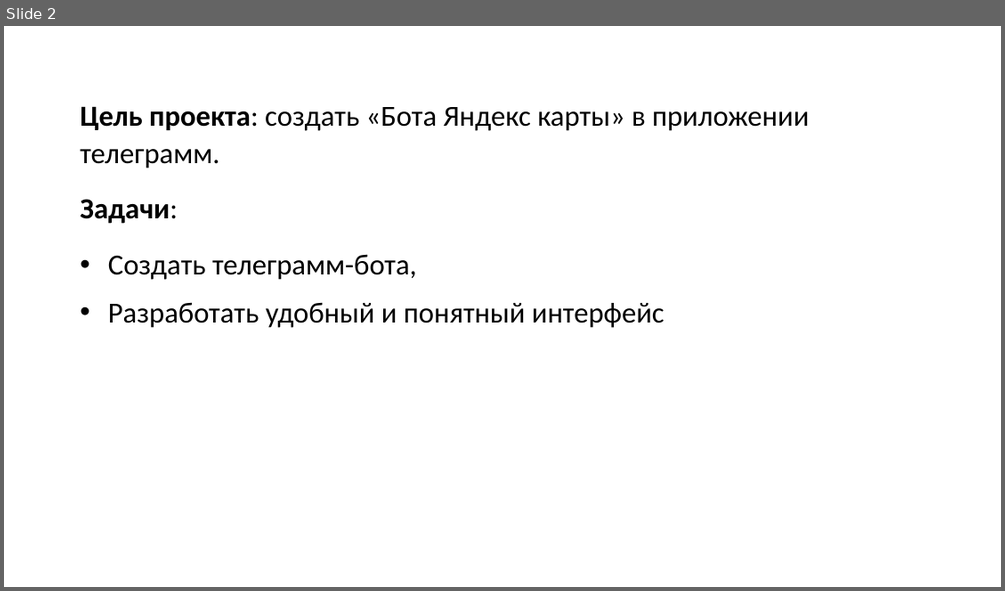
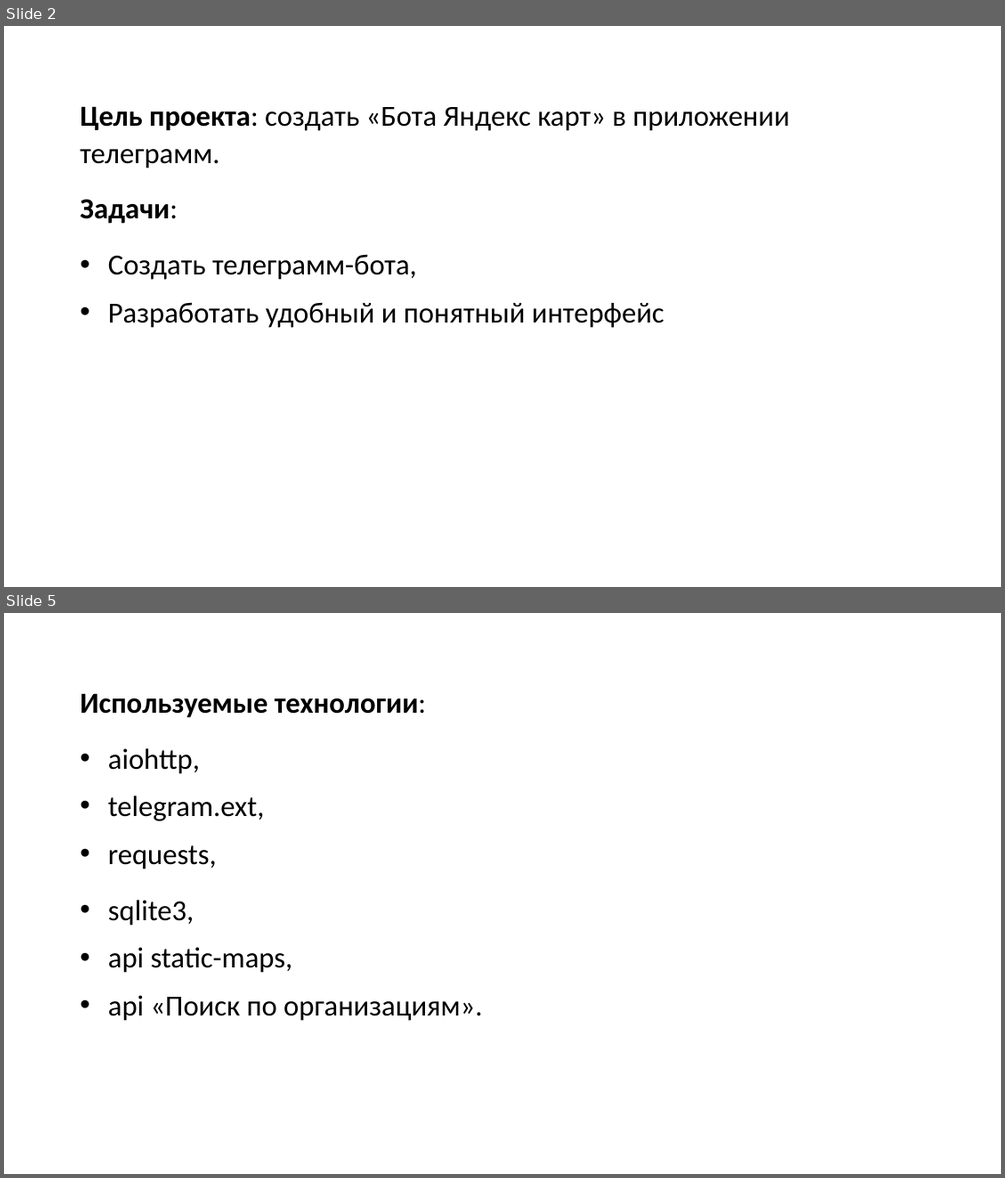
Before and after one commit to LeonKorolev2304/telegram_bot_geo, a slide deck: Презентация.pptx. Shown one above the other, each under a label of ours: slide 2 before the commit, slides 2 and 5 after it; the slides between them are not shown. The pictures are 1005x591 and 1005x1178 pixels, drawn with LibreOffice and Linux fonts; fonts in the diff are those of the drawing. Boxes give left, top, right and bottom in pixels: in the first picture for what was removed or moved away, otherwise in the second. Text is boxed around its words. In the diff, an @@ line names an element or a change of style, - is before the commit and + after.

```diff
--- a/Презентация.pptx
+++ b/Презентация.pptx
@@ slide 5 added at [4,613,1001,1174], background #FFFFFF @@
@@ text added at [80,693,482,1021], 28 pt, text #000000 @@
+Используемые технологии:
+• aiohttp,
+• telegram.ext,
+• requests,
+• sqlite3,
+• api static-maps,
+• api «Поиск по организациям».
@@ slide 2 changed as well @@
@@ text at [80,106,789,168]: text changed @@
-Цель проекта: создать «Бота Яндекс карты» в приложении телеграмм.
+Цель проекта: создать «Бота Яндекс карт» в приложении телеграмм.
```
Also in this commit, not shown: 4 other slides changed, 4 other files.
